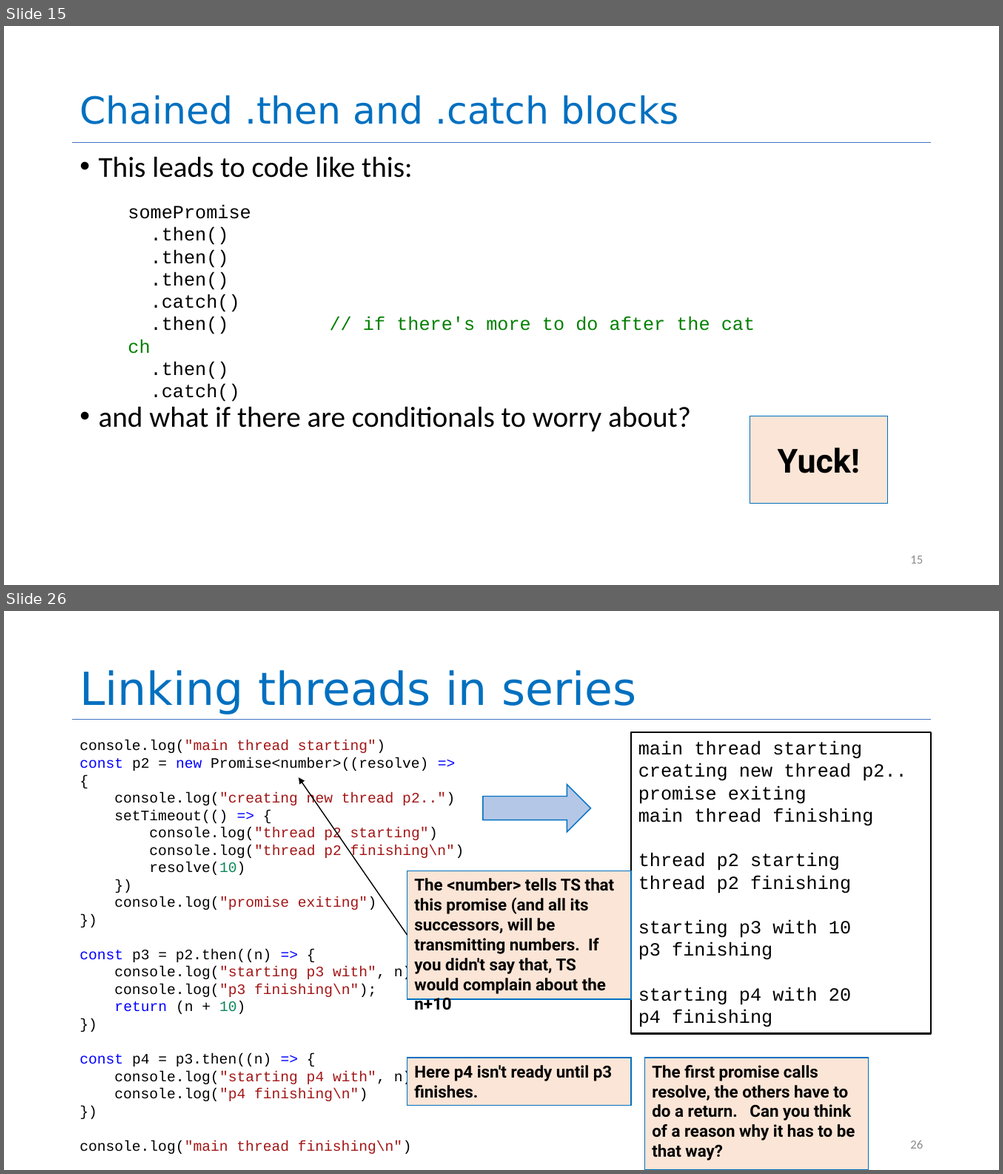
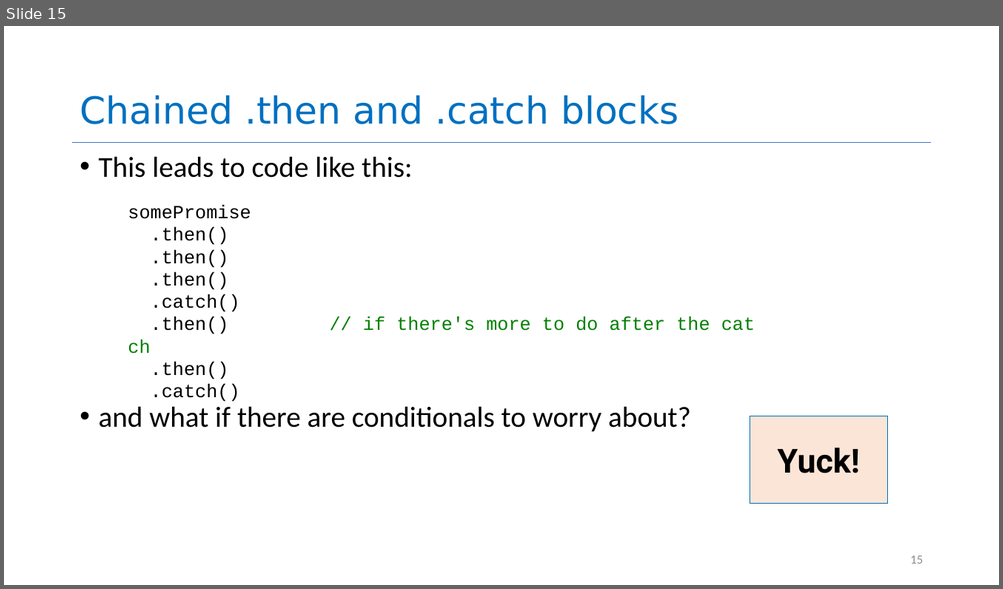
Before and after one commit to neu-se/CS4530-CS5500-Spring-2021, a slide deck: Slides/Lesson 4.2 Promises that Fail and Async.pptx. Shown one above the other, each under a label of ours: slides 15 and 26 before the commit, slide 15 after it; the slides between them are not shown. The pictures are 1003x1174 and 1003x589 pixels, drawn with LibreOffice and Linux fonts; fonts in the diff are those of the drawing. Boxes give left, top, right and bottom in pixels: in the first picture for what was removed or moved away, otherwise in the second. Text is boxed around its words. In the diff, an @@ line names an element or a change of style, - is before the commit and + after.

```diff
--- a/Slides/Lesson 4.2 Promises that Fail and Async.pptx
+++ b/Slides/Lesson 4.2 Promises that Fail and Async.pptx
@@ slide 26 removed at <box>4,611,999,1170</box>, background #FFFFFF @@
@@ title removed at <box>79,670,636,715</box> @@
-Linking threads in series
@@ line removed from (73, 719) to (930, 719) @@
@@ text removed at <box>79,741,464,1154</box> @@
-console.log("main thread starting")
-const p2 = new Promise<number>((resolve) => {
-console.log("creating new thread p2..")
-setTimeout(() => {
-console.log("thread p2 starting")
-console.log("thread p2 finishing\n")
-resolve(10)
-})
-console.log("promise exiting")
-})
-const p3 = p2.then((n) => {
-console.log("starting p3 with", n);
-console.log("p3 finishing\n");
-return (n + 10)
-})
-const p4 = p3.then((n) => {
-console.log("starting p4 with", n);
-console.log("p4 finishing\n")
-})
-console.log("main thread finishing\n")
@@ rectangle removed at <box>631,732,930,1034</box> @@
-main thread starting
-creating new thread p2..
-promise exiting
-main thread finishing
-thread p2 starting
-thread p2 finishing
-starting p3 with 10
-p3 finishing
-starting p4 with 20
-p4 finishing
@@ arrow removed from (407, 936) to (299, 777) @@
@@ right arrow removed at <box>483,785,590,832</box> @@
@@ rectangle removed at <box>407,871,631,999</box> @@
-The <number> tells TS that this promise (and all its successors, will be transmitting numbers. If you didn't say that, TS would complain about the n+10
@@ rectangle removed at <box>407,1058,631,1105</box> @@
-Here p4 isn't ready until p3 finishes.
@@ rectangle removed at <box>645,1058,869,1170</box> @@
-The first promise calls resolve, the others have to do a return. Can you think of a reason why it has to be that way?
@@ page number removed at <box>910,1141,922,1149</box> @@
-26
```
Also in this commit, not shown: 6 slides changed, 10 slides added, 18 other slides removed, 1 other file.
